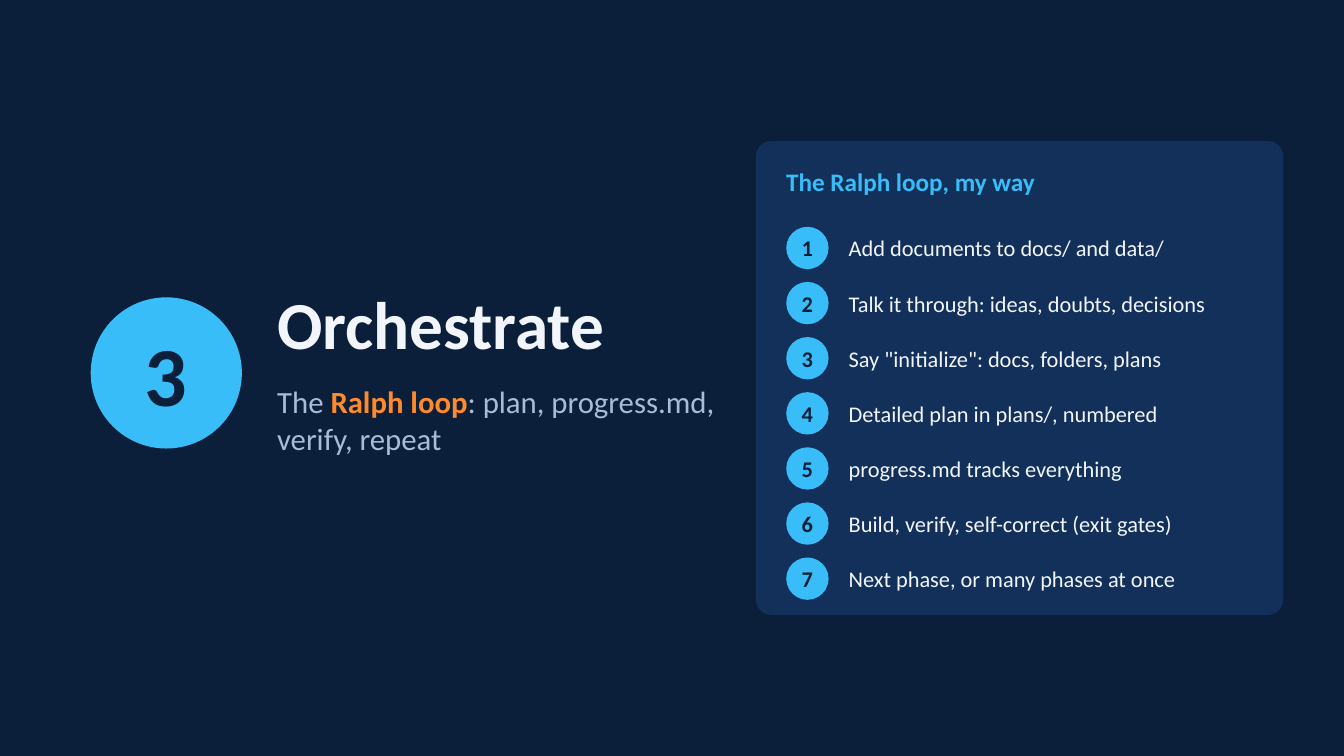
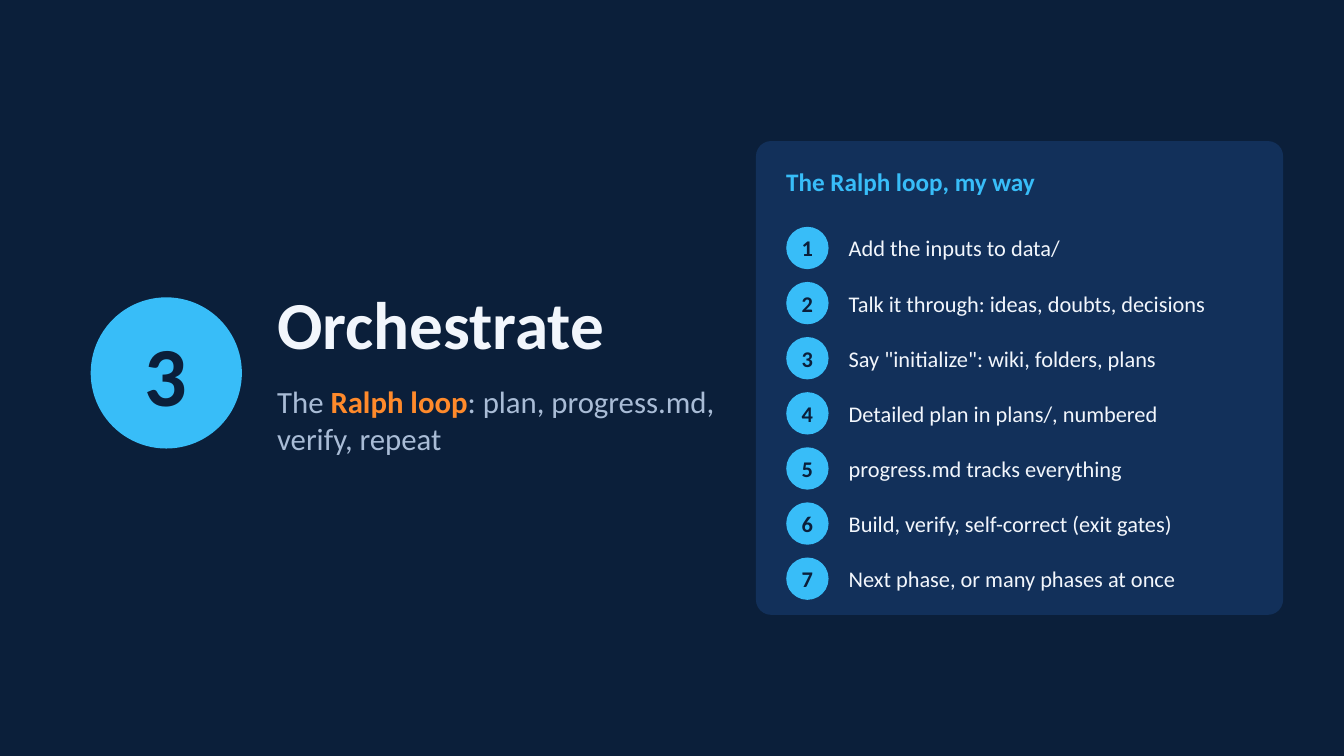
Before and after one commit to HinePo/ai-agent-learning-path, a slide deck: slide 18 of resources/claude_code_vscode_tricks.pptx (slide 15 before the commit). Drawn at 1344x756 pixels with LibreOffice and Linux fonts; fonts in the diff are those of the drawing. Boxes give left, top, right and bottom in pixels: in the first picture for what was removed or moved away, otherwise in the second. Text is boxed around its words. In the diff, an @@ line names an element or a change of style, - is before the commit and + after.

```diff
--- a/resources/claude_code_vscode_tricks.pptx
+++ b/resources/claude_code_vscode_tricks.pptx
@@ text at bbox=[849, 240, 1060, 260]: text changed @@
-Add documents to docs/ and data/
+Add the inputs to data/
@@ text at bbox=[849, 351, 1156, 371]: text changed @@
-Say "initialize": docs, folders, plans
+Say "initialize": wiki, folders, plans
```
Also in this commit, not shown: 14 other slides changed, 3 slides added, 2 other files.
